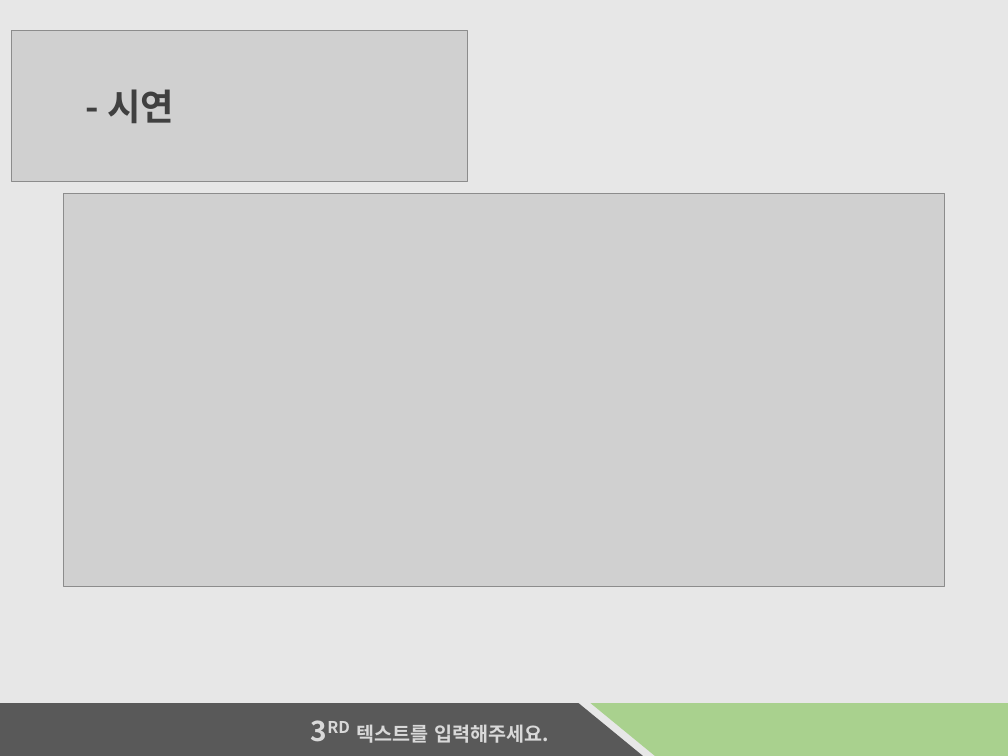
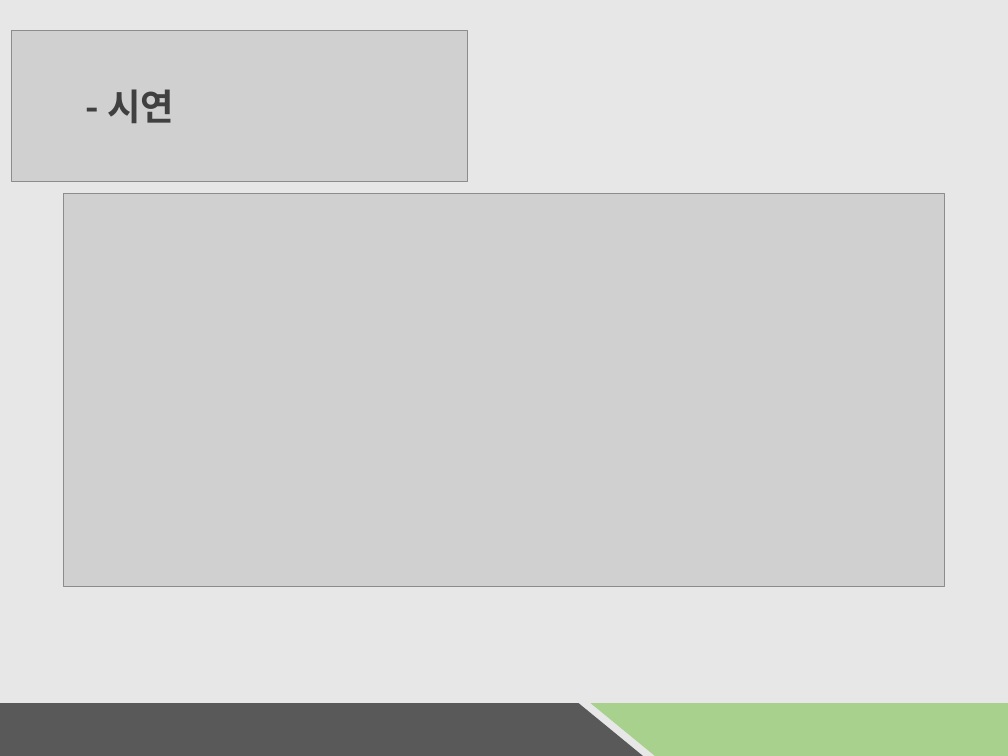
Before and after one commit to Heykyu/Your_Memories_Store_Project, a slide deck: slide 6 of 14110080_JSP_Project.pptx. Drawn at 1008x756 pixels with LibreOffice and Linux fonts; fonts in the diff are those of the drawing; grey boxes stand for pictures. Boxes give left, top, right and bottom in pixels: in the first picture for what was removed or moved away, otherwise in the second. Text is boxed around its words. In the diff, an @@ line names an element or a change of style, - is before the commit and + after.

```diff
--- a/14110080_JSP_Project.pptx
+++ b/14110080_JSP_Project.pptx
@@ text removed at (x1=356, y1=724, x2=549, y2=743) @@
-3RD 텍스트를 입력해주세요.
```
Also in this commit, not shown: 1 other slide changed, 2 other files.
